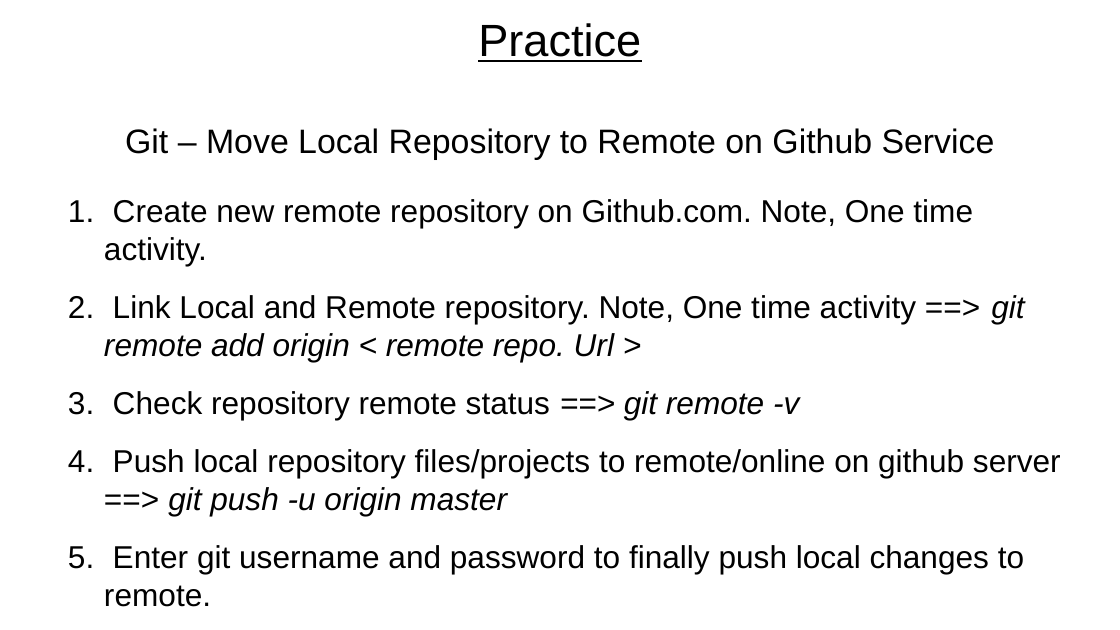
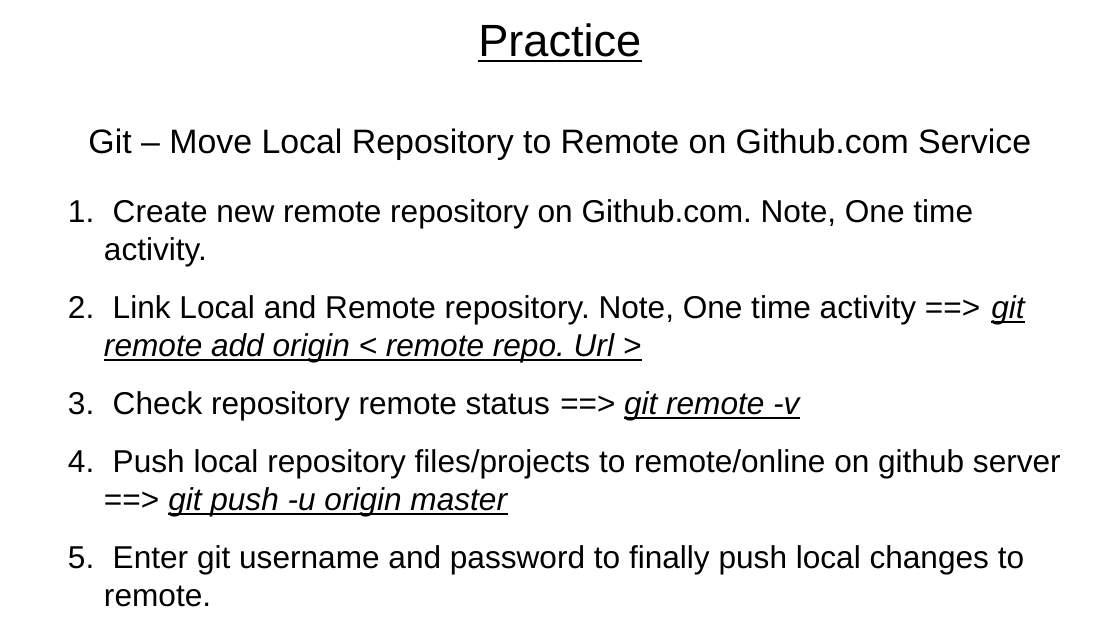
Before and after one commit to rajeshchauhan23102008/documents, a slide deck: slide 16 of src/courses/Javascript - No Theme.odp (slide 14 before the commit). Drawn at 1120x630 pixels with LibreOffice and Linux fonts; fonts in the diff are those of the drawing. Boxes give left, top, right and bottom in pixels: in the first picture for what was removed or moved away, otherwise in the second. Text is boxed around its words. In the diff, an @@ line names an element or a change of style, - is before the commit and + after.

Commit message:
class 1 content created - cotains setup, git and github.

```diff
--- a/src/courses/Javascript - No Theme.odp
+++ b/src/courses/Javascript - No Theme.odp
@@ title at box(88, 23, 1031, 160): text changed @@
-Practice
-Git – Move Local Repository to Remote on Github Service
+Practice
+Git – Move Local Repository to Remote on Github.com Service
@@ text at box(104, 295, 1061, 516): underline on in "git remote add origin < remote repo. ...", "git remote -v", "git push -u origin master" @@
```
Also in this commit, not shown: 4 other slides changed, 4 slides added, 1 slide removed.
